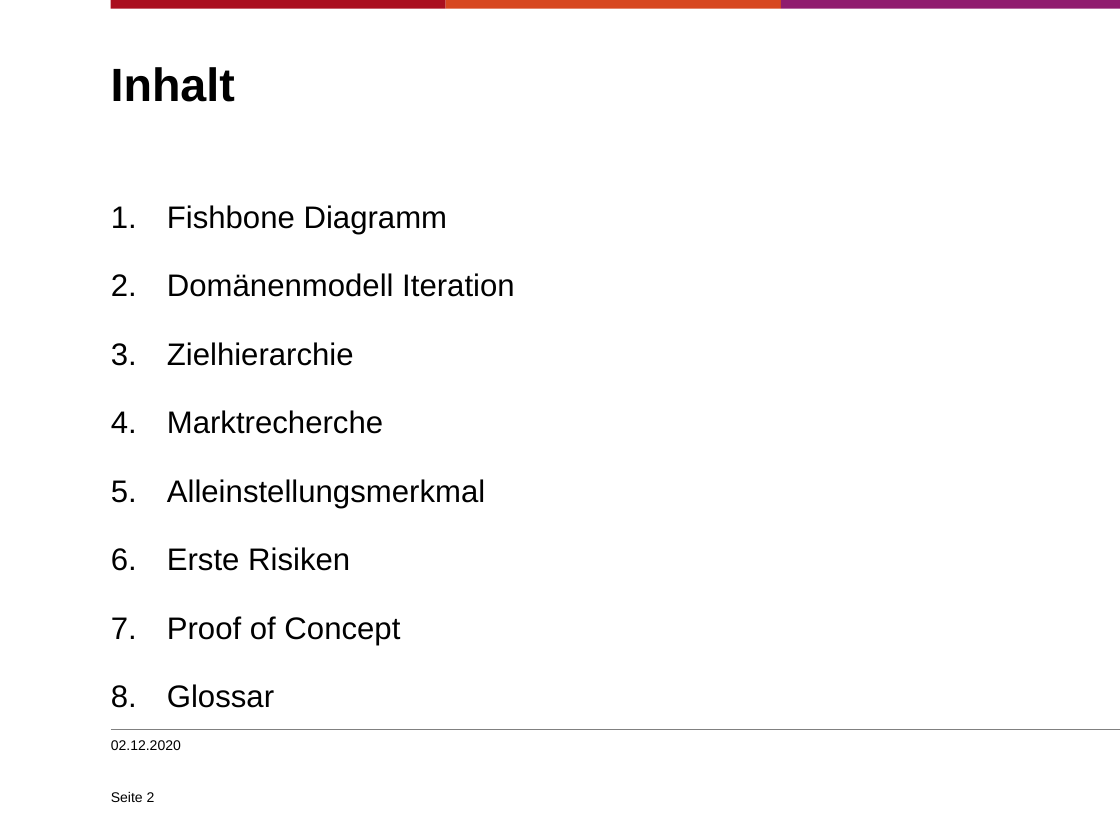
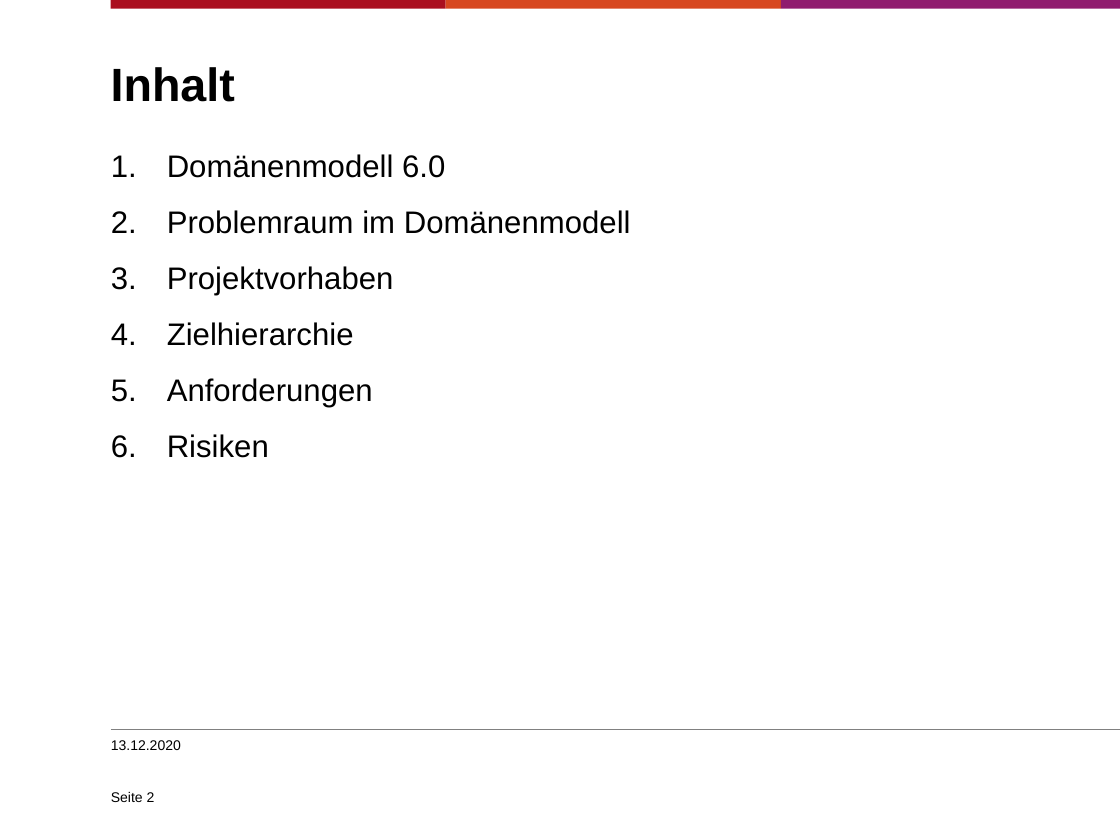
Before and after one commit to sjohannsen1/EPWS2020Mohr-DamaJohannsen, a slide deck: slide 2 of Audits/WS2020_Mohr-Dama_Johannsen_Präsentation_audit1.pptx. Drawn at 1120x840 pixels with LibreOffice and Linux fonts; fonts in the diff are those of the drawing; background and template pictures are left out. Boxes give left, top, right and bottom in pixels: in the first picture for what was removed or moved away, otherwise in the second. Text is boxed around its words. In the diff, an @@ line names an element or a change of style, - is before the commit and + after.

```diff
--- a/Audits/WS2020_Mohr-Dama_Johannsen_Präsentation_audit1.pptx
+++ b/Audits/WS2020_Mohr-Dama_Johannsen_Präsentation_audit1.pptx
@@ text "Domänenmodell 6.0": place and size @@
-text "Domänenmodell 6.0" at [167,205,514,708]
+text "Domänenmodell 6.0" at [167,154,631,458]
@@ text at [167,154,631,295]: text changed @@
-1. Fishbone Diagramm
-2. Domänenmodell Iteration
+1. Domänenmodell 6.0
+2. Problemraum im Domänenmodell
+3. Projektvorhaben
@@ text at [167,322,354,346]: line spacing 22pt to 1.5 @@
@@ text at [167,378,373,458]: text changed @@
-4. Marktrecherche
-5. Alleinstellungsmerkmal
-6. Erste Risiken
-7. Proof of Concept
-8. Glossar
+5. Anforderungen
+6. Risiken
@@ text at [111,740,181,750]: text changed @@
-02.12.2020
+13.12.2020
```
Also in this commit, not shown: 5 other slides changed, 3 slides added, 7 slides removed, 2 other files.
